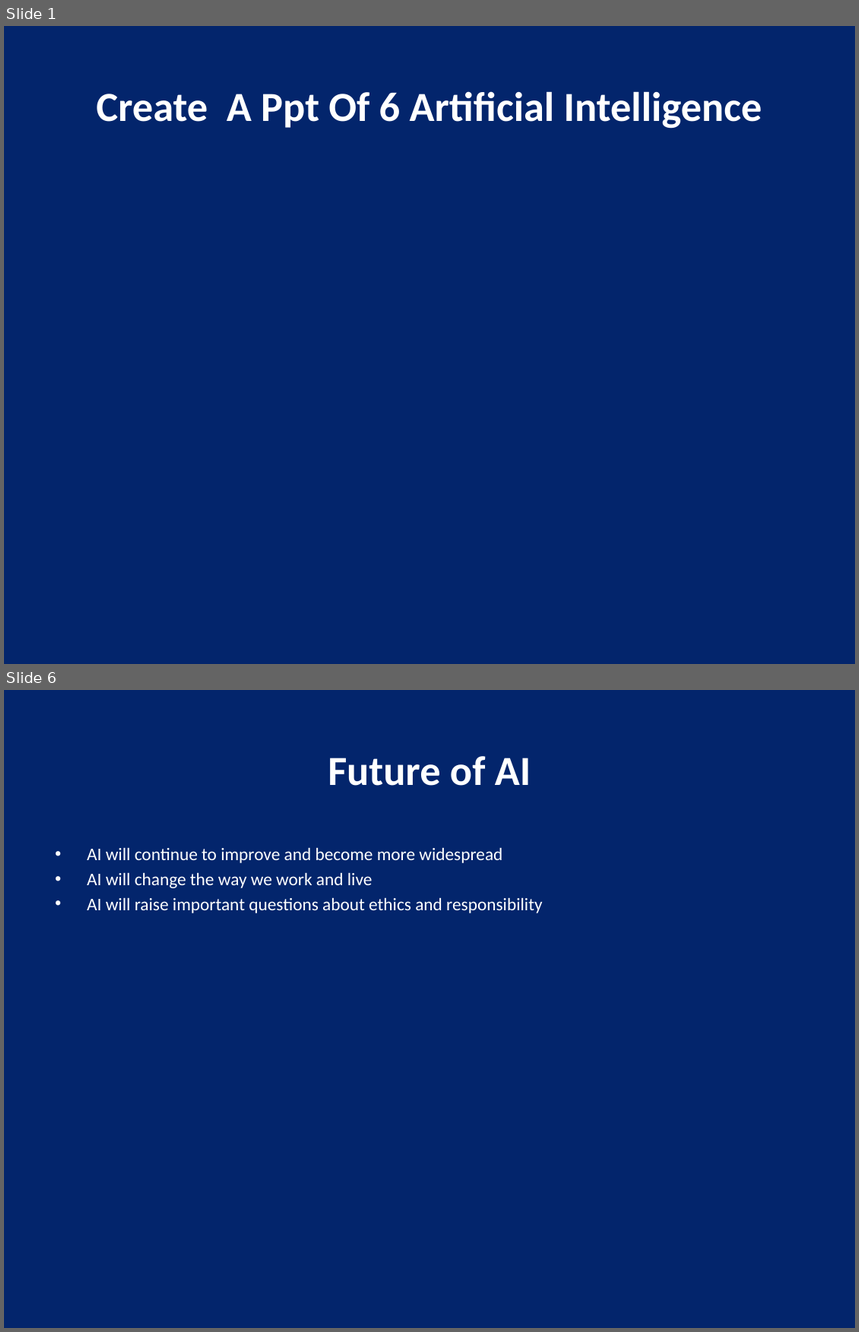
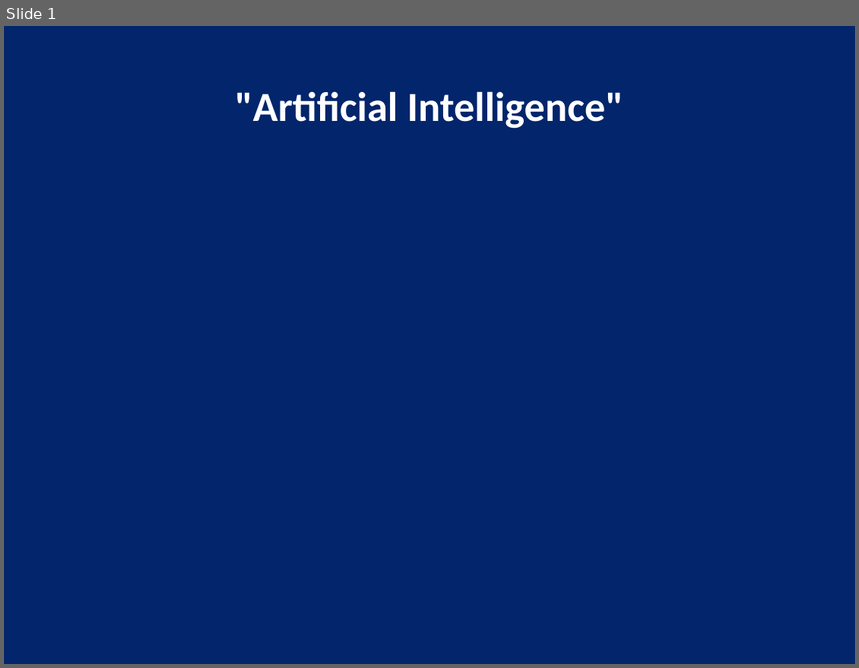
Before and after one commit to Shanaaz-77/auto_ppt_agent, a slide deck: generated_ppts/artificial_intelligence_presentation.pptx. Shown one above the other, each under a label of ours: slides 1 and 6 before the commit, slide 1 after it; the slides between them are not shown. The pictures are 859x1332 and 859x668 pixels, drawn with LibreOffice and Linux fonts; fonts in the diff are those of the drawing. Boxes give left, top, right and bottom in pixels: in the first picture for what was removed or moved away, otherwise in the second. Text is boxed around its words. In the diff, an @@ line names an element or a change of style, - is before the commit and + after.

```diff
--- a/generated_ppts/artificial_intelligence_presentation.pptx
+++ b/generated_ppts/artificial_intelligence_presentation.pptx
@@ slide 6 removed at [4, 690, 855, 1328], background #03256C @@
@@ title removed at [328, 756, 531, 786] @@
-Future of AI
@@ text removed at [87, 847, 542, 913] @@
-• AI will continue to improve and become more widespread
-• AI will change the way we work and live
-• AI will raise important questions about ethics and responsibility
@@ slide 1 changed as well @@
@@ title at [235, 91, 624, 129]: text changed @@
-Create A Ppt Of 6 Artificial Intelligence
+"Artificial Intelligence"
```
Also in this commit, not shown: 2 other slides changed, 3 slides added, 3 other slides removed, 1 other file.
